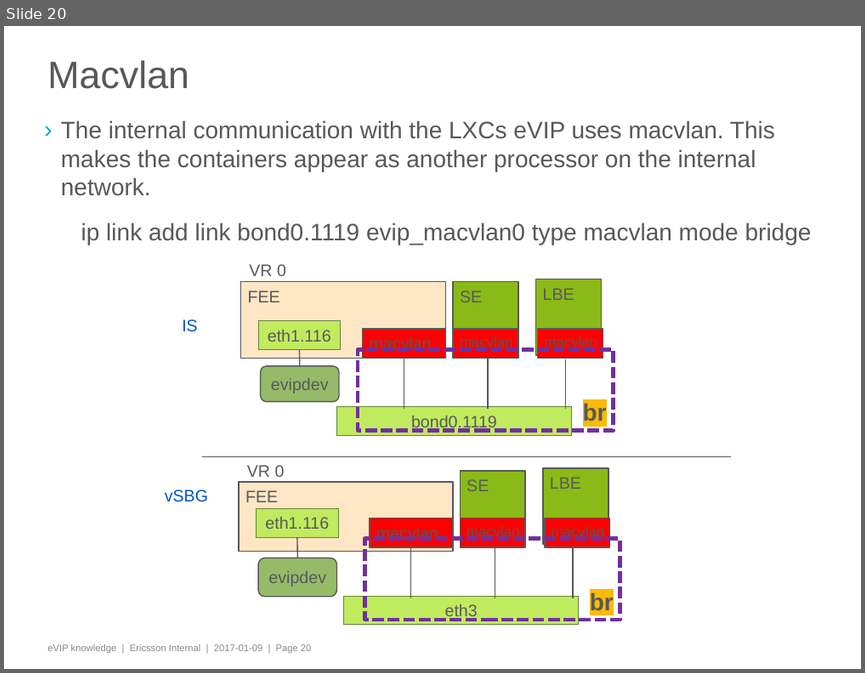
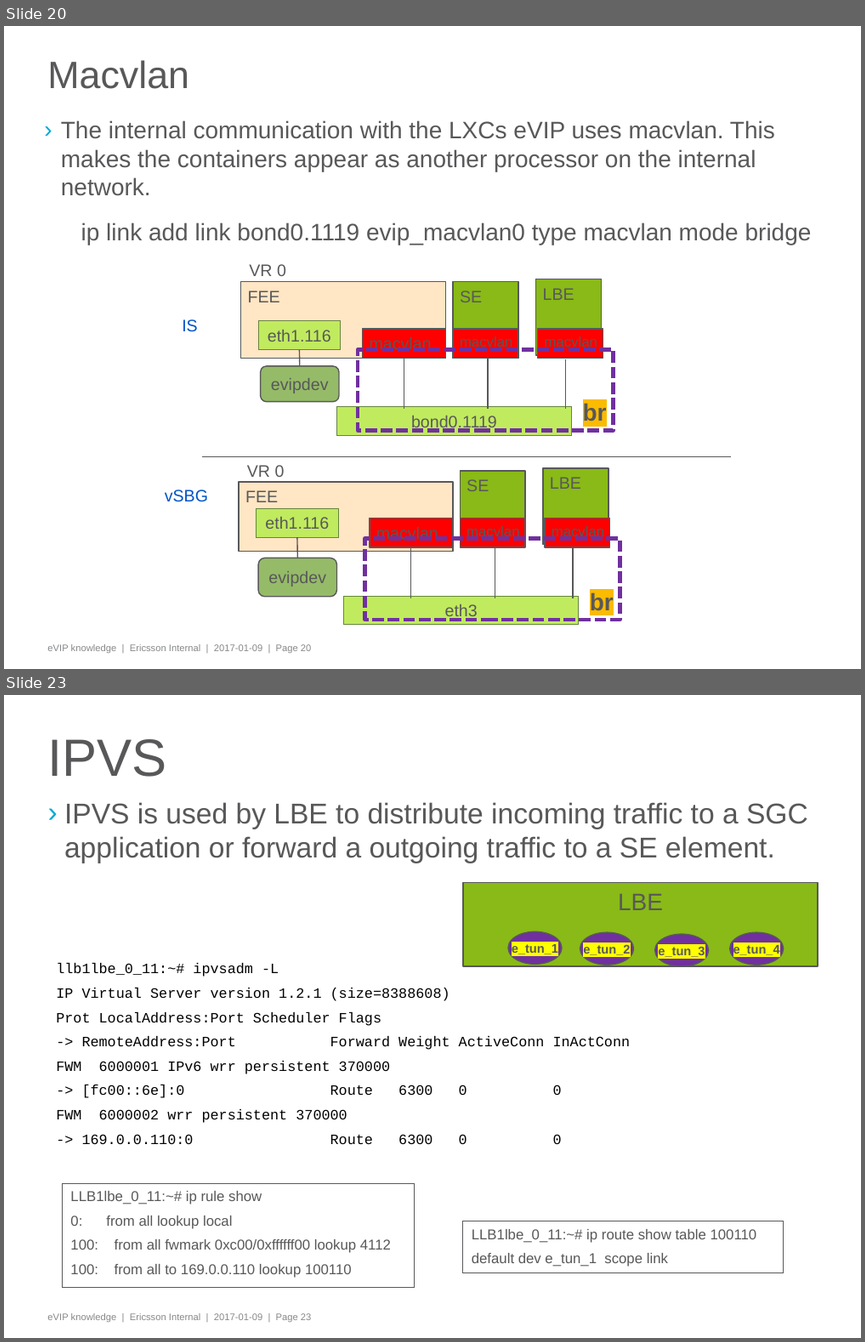
Before and after one commit to odking/mecome, a slide deck: sbg/eVIP knowledge.pptx. Shown one above the other, each under a label of ours: slide 20 before the commit, slides 20 and 23 after it; the slides between them are not shown. The pictures are 865x673 and 865x1342 pixels, drawn with LibreOffice and Linux fonts; fonts in the diff are those of the drawing; background and template pictures are left out. Boxes give left, top, right and bottom in pixels: in the first picture for what was removed or moved away, otherwise in the second. Text is boxed around its words. In the diff, an @@ line names an element or a change of style, - is before the commit and + after.

```diff
--- a/sbg/eVIP knowledge.pptx
+++ b/sbg/eVIP knowledge.pptx
@@ slide 23 added at [4, 695, 861, 1338], background #FFFFFF; not listed: 1 template element that a slide beside it also shows @@
@@ title added at [47, 739, 166, 777], 44 pt, text #58585A @@
+IPVS
@@ text added at [64, 802, 808, 863], 24 pt, text #58585A @@
+› IPVS is used by LBE to distribute incoming traffic to a SGC application or forward a outgoing traffic to a SE element.
@@ group added at [463, 883, 818, 967]: 4 ellipses, 1 rectangle @@
+LBE
+e_tun_1
+e_tun_2
+e_tun_3
+e_tun_4
@@ text added at [56, 963, 562, 1144], 12 pt, text #000000 @@
+llb1lbe_0_11:~# ipvsadm -L
+IP Virtual Server version 1.2.1 (size=8388608)
+Prot LocalAddress:Port Scheduler Flags
+-> RemoteAddress:Port Forward Weight ActiveConn InActConn
+FWM 6000001 IPv6 wrr persistent 370000
+-> [fc00::6e]:0 Route 6300 0 0
+FWM 6000002 wrr persistent 370000
+-> 169.0.0.110:0 Route 6300 0 0
@@ rectangle added at [63, 1184, 415, 1287], outline #58585A 0.75 pt, 12 pt, text #58585A @@
+LLB1lbe_0_11:~# ip rule show
+0: from all lookup local
+100: from all fwmark 0xc00/0xffffff00 lookup 4112
+100: from all to 169.0.0.110 lookup 100110
@@ rectangle added at [463, 1220, 783, 1272], outline #58585A 0.75 pt, 12 pt, text #58585A @@
+LLB1lbe_0_11:~# ip route show table 100110
+default dev e_tun_1 scope link
```
Also in this commit, not shown: 6 slides changed, 2 other slides added, 2 slides removed, 10 other files.
